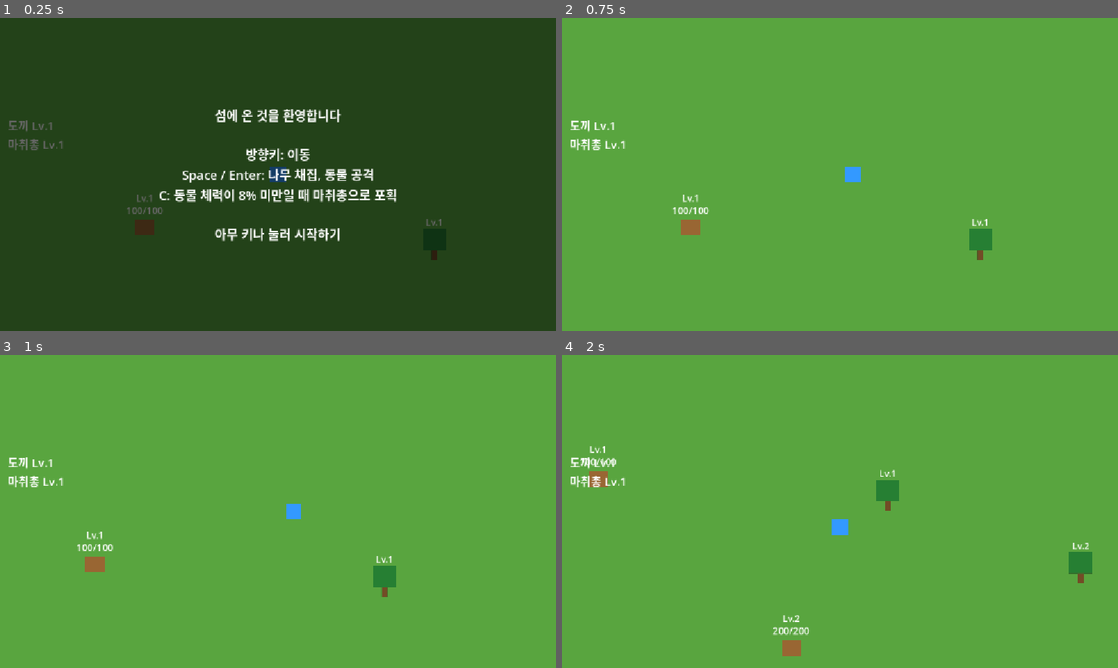
Above: before the commit, frames 1-4 (two rows, left to right).
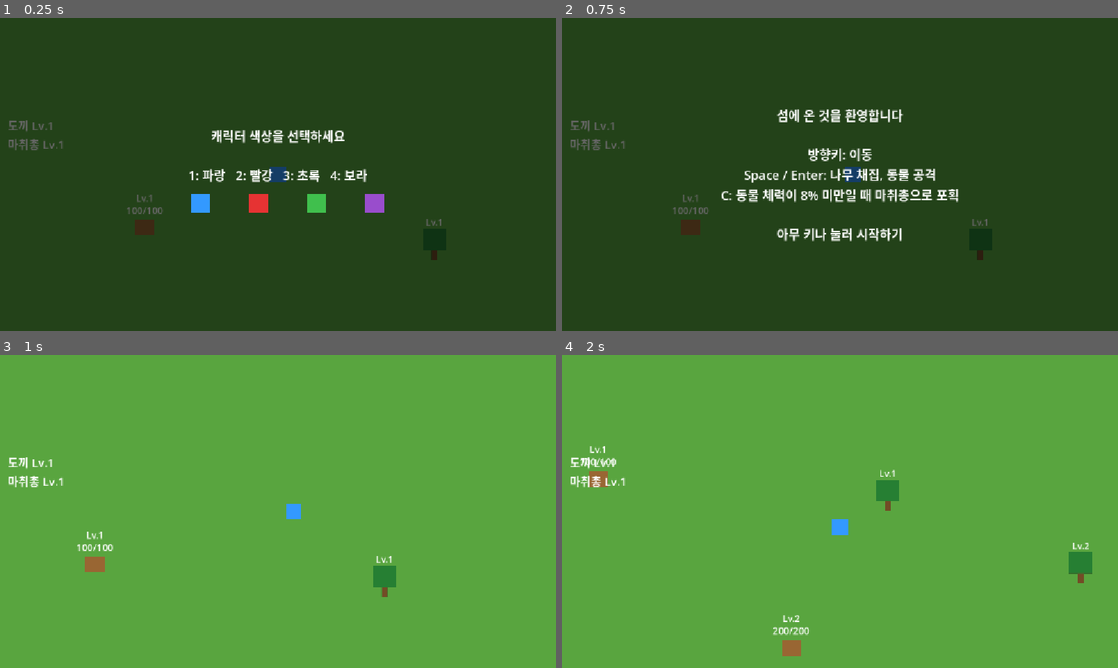
Above: after the commit, the same moments.

Repository: kimtuna/test_game
Game: Godot game, scene res://scenes/Main.tscn
Two runs of this game, one before a commit and one after it. Both use one fixed random seed, a clock stepped at 60 frames per second and the inputs below.
Inputs (mouse positions are in pixels of both pictures, inside the frame that each line leads up to):
- Up to frame 1 (0.25 s): no input
- Up to frame 2 (0.75 s): tap Enter (ui_accept) at 0.5 s; move the mouse to (962, 158) at 0.52 s; hold Right (ui_right) from 0.53 s (still down); tap 1 at 0.6 s; click (962, 158) at 0.67 s
- Up to frame 3 (1 s): keep holding Right (ui_right); tap Enter (ui_accept) at 0.77 s; tap 2 at 0.8 s
- Up to frame 4 (2 s): tap Enter (ui_accept) at 1.07, 1.52, 1.82 s; move the mouse to (728, 527) at 1.27 s; release Right (ui_right) at 1.28 s; hold Down (ui_down) from 1.28 s (still down); tap 2 at 1.35 s; tap 3 at 1.55 s

The runs differ from the first frame. In frame 1, 4.3% of the frame differs, in the area x 28-72%, y 29-72%; in frame 2, 100%, in the area x 0-100%, y 0-100%; in frame 3, nothing differs; in frame 4, nothing differs.

Commit message:
feat: 캐릭터 커스터마이징(외형 색 선택) 오버레이 구현 - 시작 시 색을 고르면 튜토리얼로 이어짐

Diff:
--- a/scenes/Main.tscn
+++ b/scenes/Main.tscn
@@ -61,9 +61,80 @@
 theme_override_font_sizes/font_size = 24
 text = ""
 
+[node name="CustomizationOverlay" type="Control" parent="UI"]
+anchor_right = 1.0
+anchor_bottom = 1.0
+
+[node name="Background" type="ColorRect" parent="UI/CustomizationOverlay"]
+anchor_right = 1.0
+anchor_bottom = 1.0
+color = Color(0, 0, 0, 0.6)
+
+[node name="CustomizationLabel" type="Label" parent="UI/CustomizationOverlay"]
+anchor_left = 0.5
+anchor_top = 0.5
+anchor_right = 0.5
+anchor_bottom = 0.5
+offset_left = -260.0
+offset_top = -140.0
+offset_right = 260.0
+offset_bottom = 60.0
+theme_override_font_sizes/font_size = 26
+text = "캐릭터 색상을 선택하세요
+
+1: 파랑   2: 빨강   3: 초록   4: 보라"
+horizontal_alignment = 1
+vertical_alignment = 1
+autowrap_mode = 2
+
+[node name="Swatch1" type="ColorRect" parent="UI/CustomizationOverlay"]
+anchor_left = 0.5
+anchor_top = 0.5
+anchor_right = 0.5
+anchor_bottom = 0.5
+offset_left = -180.0
+offset_top = 40.0
+offset_right = -140.0
+offset_bottom = 80.0
+color = Color(0.2, 0.6, 1.0, 1.0)
+
+[node name="Swatch2" type="ColorRect" parent="UI/CustomizationOverlay"]
+anchor_left = 0.5
+anchor_top = 0.5
+anchor_right = 0.5
+anchor_bottom = 0.5
+offset_left = -60.0
+offset_top = 40.0
+offset_right = -20.0
+offset_bottom = 80.0
+color = Color(0.9, 0.2, 0.2, 1.0)
+
+[node name="Swatch3" type="ColorRect" parent="UI/CustomizationOverlay"]
+anchor_left = 0.5
+anchor_top = 0.5
+anchor_right = 0.5
+anchor_bottom = 0.5
+offset_left = 60.0
+offset_top = 40.0
+offset_right = 100.0
+offset_bottom = 80.0
+color = Color(0.25, 0.75, 0.3, 1.0)
+
+[node name="Swatch4" type="ColorRect" parent="UI/CustomizationOverlay"]
+anchor_left = 0.5
+anchor_top = 0.5
+anchor_right = 0.5
+anchor_bottom = 0.5
+offset_left = 180.0
+offset_top = 40.0
+offset_right = 220.0
+offset_bottom = 80.0
+color = Color(0.6, 0.3, 0.8, 1.0)
+
 [node name="TutorialOverlay" type="Control" parent="UI"]
 anchor_right = 1.0
 anchor_bottom = 1.0
+visible = false
 
 [node name="Background" type="ColorRect" parent="UI/TutorialOverlay"]
 anchor_right = 1.0
--- a/scripts/main.gd
+++ b/scripts/main.gd
@@ -29,7 +29,17 @@
 @onready var inventory_label: Label = $UI/InventoryLabel
 @onready var capture_label: Label = $UI/CaptureLabel
 @onready var equipment_label: Label = $UI/EquipmentLabel
+@onready var customization_overlay: Control = $UI/CustomizationOverlay
 @onready var tutorial_overlay: Control = $UI/TutorialOverlay
+
+# 색상 선택 키(1~4)와 스와치 색상을 한 곳에 묶어, 씬의 Swatch 노드 색과
+# 어긋나지 않도록 함(#15/#22에서 배운 "값 중복으로 인한 잠재 버그" 반복 방지).
+const BODY_COLOR_CHOICES: Dictionary = {
+	KEY_1: Color(0.2, 0.6, 1.0),
+	KEY_2: Color(0.9, 0.2, 0.2),
+	KEY_3: Color(0.25, 0.75, 0.3),
+	KEY_4: Color(0.6, 0.3, 0.8),
+}
 
 func _ready() -> void:
 	for node in get_tree().get_nodes_in_group("harvestable"):
@@ -39,18 +49,25 @@
 	_update_label()
 	_update_capture_label()
 	_update_equipment_label()
-	tutorial_overlay.visible = true
+	customization_overlay.visible = true
 
-# design.md 로드맵의 "튜토리얼" 단계 첫 조각. 퀘스트는 없고(design.md) 시작
-# 시 기본 조작만 안내하면 되므로, 별도 씬 전환이나 단계별 진행 없이 시작
-# 화면에 조작 안내를 덮어 보여주고 아무 키나 누르면 사라지는 가장 단순한
-# 형태로 구현했다. 특정 액션(예: ui_accept)이 아니라 "아무 키"로 닫히게 한
-# 이유는, ui_accept를 쓰면 튜토리얼을 닫는 입력이 동시에 근처 나무/동물과의
-# 상호작용 입력으로도 해석돼 튜토리얼 종료와 게임 동작이 한 프레임에
-# 뒤섞일 수 있기 때문이다(현재 배치상 Player 시작 위치는 어떤 상호작용
-# 범위와도 겹치지 않아 실제 충돌은 없지만, 임의의 키로 닫히게 하는 편이
-# 이 우연에 의존하지 않는 더 안전한 설계다).
+# design.md의 "캐릭터 외형을 커스터마이징할 수 있다"의 첫 조각. 계정당 3개
+# 캐릭터 슬롯(design.md)은 저장/불러오기 시스템까지 필요해 규칙 4(기능
+# 하나만)를 넘어서므로 이번 조각에서는 다루지 않고, 슬롯 없이도 의미가 있는
+# "외형 색 선택" 하나만 최소 구현했다. 숫자 키 1~4로 색을 고르면 즉시
+# 캐릭터에 적용되고, 곧바로 기존 튜토리얼 오버레이(#29)로 이어진다 — 새
+# 플레이어가 게임을 시작할 때 겪는 첫 화면 순서를 "외형 선택 -> 조작 안내"로
+# 자연스럽게 잇기 위함이다.
 func _unhandled_input(event: InputEvent) -> void:
+	if customization_overlay.visible and event is InputEventKey and event.pressed and not event.echo:
+		if BODY_COLOR_CHOICES.has(event.keycode):
+			var player := get_tree().get_first_node_in_group("player")
+			if player != null:
+				player.set_body_color(BODY_COLOR_CHOICES[event.keycode])
+			customization_overlay.visible = false
+			tutorial_overlay.visible = true
+			get_viewport().set_input_as_handled()
+		return
 	if tutorial_overlay.visible and event is InputEventKey and event.pressed and not event.echo:
 		tutorial_overlay.visible = false
 		get_viewport().set_input_as_handled()
--- a/scripts/player.gd
+++ b/scripts/player.gd
@@ -24,14 +24,28 @@
 }
 
 const SPEED := 300.0
+const DEFAULT_BODY_COLOR := Color(0.2, 0.6, 1.0)
+
+var body_color: Color = DEFAULT_BODY_COLOR
 
 @onready var sprite: Sprite2D = $Sprite2D
 
 func _ready() -> void:
 	add_to_group("player")
+	_apply_body_color(body_color)
+
+# design.md의 "캐릭터 외형을 커스터마이징할 수 있다"의 첫 조각. 아직 별도
+# 아트 리소스가 없어(범위 밖) 지금까지 절차적 단색 텍스처를 써온 패턴을
+# 그대로 유지하되, 색을 외부(커스터마이징 UI)에서 바꿀 수 있도록 만든 것이
+# 이번 조각에서 새로 생긴 부분이다.
+func _apply_body_color(color: Color) -> void:
+	body_color = color
 	var image := Image.create(32, 32, false, Image.FORMAT_RGBA8)
-	image.fill(Color(0.2, 0.6, 1.0))
+	image.fill(color)
 	sprite.texture = ImageTexture.create_from_image(image)
+
+func set_body_color(color: Color) -> void:
+	_apply_body_color(color)
 
 func _physics_process(_delta: float) -> void:
 	var direction := Input.get_vector("ui_left", "ui_right", "ui_up", "ui_down")
--- /dev/null
+++ b/tests/customization_headless_test.gd
@@ -0,0 +1,68 @@
+extends SceneTree
+
+# 헤드리스 환경에서 캐릭터 커스터마이징(외형 색 선택) 오버레이를 검증하는
+# 통합 테스트.
+# 실행: godot --headless --path . --script res://tests/customization_headless_test.gd
+# (1) 게임 시작 시 커스터마이징 오버레이가 보이고 튜토리얼은 아직 가려져
+# 있는지, (2) 색 선택 키(2: 빨강)를 누르면 플레이어 스프라이트 텍스처가
+# 해당 색으로 바뀌고 오버레이가 사라지는지, (3) 튜토리얼 오버레이로 자연스럽게
+# 넘어가는지 확인한다.
+
+func _initialize() -> void:
+	var main: Node2D = load("res://scenes/Main.tscn").instantiate()
+	root.add_child(main)
+	await process_frame
+
+	var customization_overlay: Control = main.get_node("UI/CustomizationOverlay")
+	var tutorial_overlay: Control = main.get_node("UI/TutorialOverlay")
+	var player := main.get_node("Player")
+
+	var ok := true
+
+	if not customization_overlay.visible:
+		push_error("FAIL: 시작 시 커스터마이징 오버레이가 보이지 않음")
+		ok = false
+
+	if tutorial_overlay.visible:
+		push_error("FAIL: 커스터마이징 전인데 튜토리얼 오버레이가 이미 보임")
+		ok = false
+
+	var key_event := InputEventKey.new()
+	key_event.keycode = KEY_2
+	key_event.pressed = true
+	Input.parse_input_event(key_event)
+	await process_frame
+
+	if customization_overlay.visible:
+		push_error("FAIL: 색 선택 후에도 커스터마이징 오버레이가 사라지지 않음")
+		ok = false
+
+	if not tutorial_overlay.visible:
+		push_error("FAIL: 커스터마이징 후 튜토리얼 오버레이로 넘어가지 않음")
+		ok = false
+
+	var expected_color := Color(0.9, 0.2, 0.2)
+	if player.body_color != expected_color:
+		push_error("FAIL: player.body_color가 선택한 색으로 갱신되지 않음 (실제: %s)" % [player.body_color])
+		ok = false
+
+	# FORMAT_RGBA8 텍스처는 채널당 8비트(1/255 단위)로 양자화되므로 완전
+	# 일치 대신 근사 비교(허용오차 1/255보다 넉넉한 0.01)를 쓴다 - 예: 0.9는
+	# 정확히 표현되지 못하고 229/255 ≈ 0.898로 저장된다.
+	var image: Image = player.sprite.texture.get_image()
+	var pixel: Color = image.get_pixel(0, 0)
+	var close_enough := (
+		absf(pixel.r - expected_color.r) < 0.01
+		and absf(pixel.g - expected_color.g) < 0.01
+		and absf(pixel.b - expected_color.b) < 0.01
+	)
+	if not close_enough:
+		push_error("FAIL: 플레이어 스프라이트 텍스처 픽셀이 선택한 색이 아님 (실제: %s)" % [pixel])
+		ok = false
+
+	if ok:
+		print("HEADLESS_CUSTOMIZATION_TEST: PASS")
+		quit(0)
+	else:
+		print("HEADLESS_CUSTOMIZATION_TEST: FAIL")
+		quit(1)
--- a/tests/tutorial_headless_test.gd
+++ b/tests/tutorial_headless_test.gd
@@ -2,7 +2,10 @@
 
 # 헤드리스 환경에서 튜토리얼 오버레이의 최소 동작을 검증하는 통합 테스트.
 # 실행: godot --headless --path . --script res://tests/tutorial_headless_test.gd
-# (1) 게임 시작 시 튜토리얼 오버레이가 보이는지, (2) 아무 키나 누르면
+# status.md #30에서 캐릭터 커스터마이징 오버레이가 튜토리얼보다 먼저 뜨도록
+# 순서가 바뀌어, 이 테스트도 먼저 커스터마이징 색 선택(키 1)을 흉내낸 뒤
+# 튜토리얼 오버레이가 보이는지부터 검증하도록 갱신했다.
+# (1) 색을 고르면 튜토리얼 오버레이가 나타나는지, (2) 아무 키나 누르면
 # 사라지는지, (3) 사라진 뒤에는 다시 나타나지 않는지 확인한다.
 
 func _initialize() -> void:
@@ -11,11 +14,22 @@
 	await process_frame
 
 	var overlay: Control = main.get_node("UI/TutorialOverlay")
+	var customization_overlay: Control = main.get_node("UI/CustomizationOverlay")
 
 	var ok := true
 
+	var color_event := InputEventKey.new()
+	color_event.keycode = KEY_1
+	color_event.pressed = true
+	Input.parse_input_event(color_event)
+	await process_frame
+
+	if customization_overlay.visible:
+		push_error("FAIL: 색 선택 후에도 커스터마이징 오버레이가 사라지지 않음")
+		ok = false
+
 	if not overlay.visible:
-		push_error("FAIL: 시작 시 튜토리얼 오버레이가 보이지 않음")
+		push_error("FAIL: 커스터마이징 후 튜토리얼 오버레이가 보이지 않음")
 		ok = false
 
 	var key_event := InputEventKey.new()
